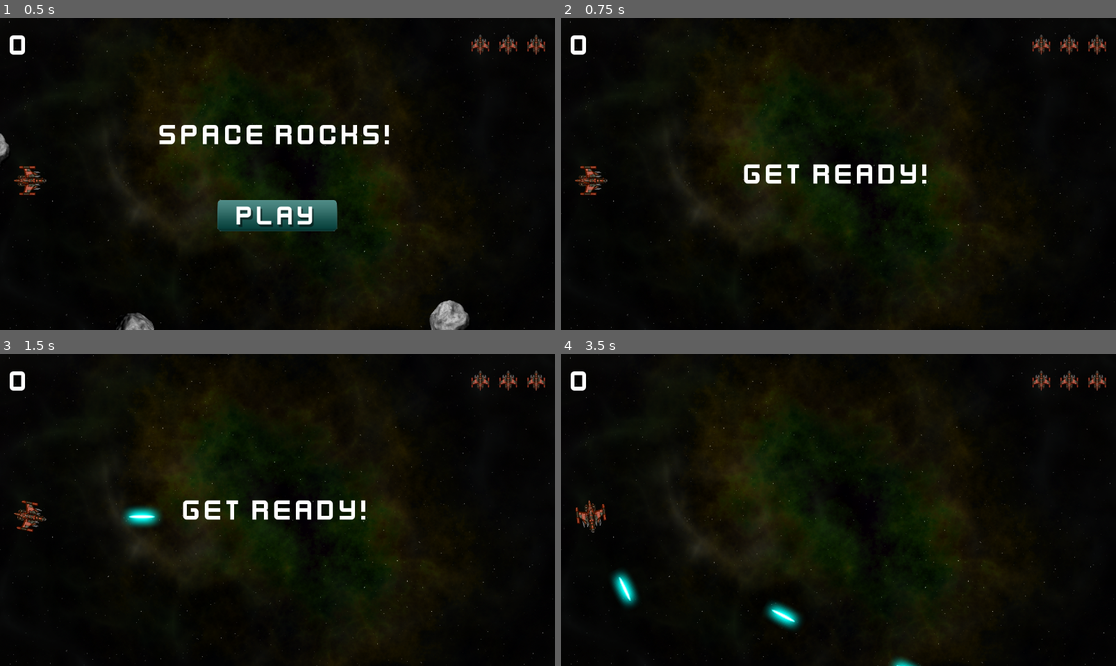
Above: before the commit, frames 1-4 (two rows, left to right).
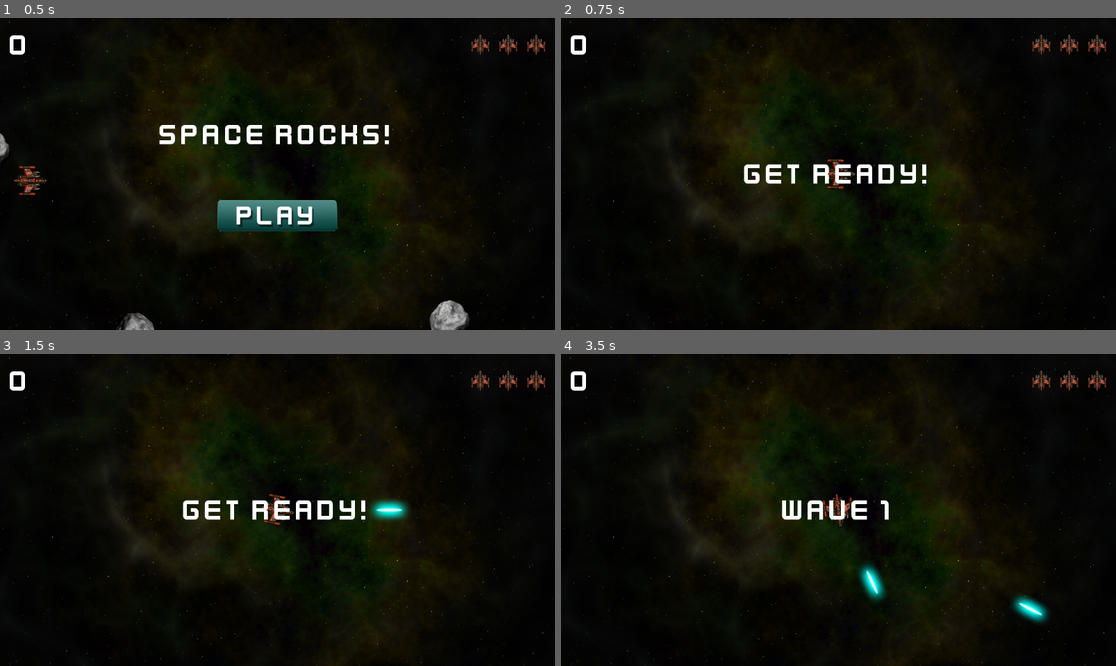
Above: after the commit, the same moments.

Repository: erikrios/space-rocks
Game: Godot game, scene res://main/main.tscn
The game is run twice, just before and just after one commit, with the same random seed, the same clock (stepped at 60 frames per second) and the same inputs.
Inputs (mouse positions are in pixels of both pictures, inside the frame that each line leads up to):
- Up to frame 1 (0.5 s): no input
- Up to frame 2 (0.75 s): click (838, 214) at 0.5 s
- Up to frame 3 (1.5 s): tap Enter at 1.25 s; hold D (rotate_right) from 1.28 s (still down); hold Space (shoot) from 1.28 s (still down)
- Up to frame 4 (3.5 s): release D (rotate_right) at 2.03 s; release Space (shoot) at 2.03 s; hold A (rotate_left) 2.03-2.78 s; tap Space (shoot) at 2.1 s; hold D (rotate_right) from 2.78 s (still down); hold Space (shoot) from 2.78 s (still down)

Frame 1 is identical in both runs. In frame 2, 0.4% of the frame differs, in the area x 2-53%, y 45-57%; in frame 3, 1.2%; in frame 4, 2.7%, in the area x 2-88%, y 44-100%.
Error before the commit: Invalid call. Nonexistent function 'reset' in base 'RigidBody2D (player.gd)'. (res://main/main.gd:49)

Commit message:
Adjust the player code

Diff:
--- a/main/main.tscn
+++ b/main/main.tscn
@@ -32,4 +32,5 @@
 
 [node name="HUD" parent="." instance=ExtResource("5_b13u8")]
 
+[connection signal="lives_changed" from="Player" to="HUD" method="update_lives"]
 [connection signal="start_game" from="HUD" to="." method="new_game"]
--- a/player/player.gd
+++ b/player/player.gd
@@ -16,6 +16,20 @@
 enum PlayerState {INIT, ALIVE, INVULNERABLE, DEAD}
 var state := PlayerState.INIT
 
+signal lives_changed
+signal dead
+
+var reset_pos := false
+var lives := 0: set = set_lives
+
+func set_lives(value: int):
+	lives = value
+	lives_changed.emit(lives)
+	if lives <= 0:
+		change_state(PlayerState.DEAD)
+	else:
+		change_state(PlayerState.INVULNERABLE)
+
 func _ready() -> void:
 	change_state(PlayerState.ALIVE)
 	screensize = get_viewport_rect().size
@@ -33,6 +47,9 @@
 	xform.origin.x = wrapf(xform.origin.x, 0, screensize.x)
 	xform.origin.y = wrapf(xform.origin.y, 0, screensize.y)
 	physics_state.transform = xform
+	if reset_pos:
+		physics_state.transform.origin = screensize / 2
+		reset_pos = false
 
 func change_state(new_state: PlayerState) -> void:
 	match new_state:
@@ -56,7 +73,7 @@
 	if Input.is_action_pressed("shoot") and can_shoot:
 		shoot()
 
-func shoot():
+func shoot() -> void:
 	if state == PlayerState.INVULNERABLE:
 		return
 	can_shoot = false
@@ -65,6 +82,11 @@
 	get_tree().root.add_child(b)
 	b.start($Muzzle.global_transform)
 
+func reset() -> void:
+	reset_pos = true
+	$Sprite2D.show()
+	lives = 3
+	change_state(PlayerState.ALIVE)
 
 func _on_gun_cooldown_timeout() -> void:
 	can_shoot = true
